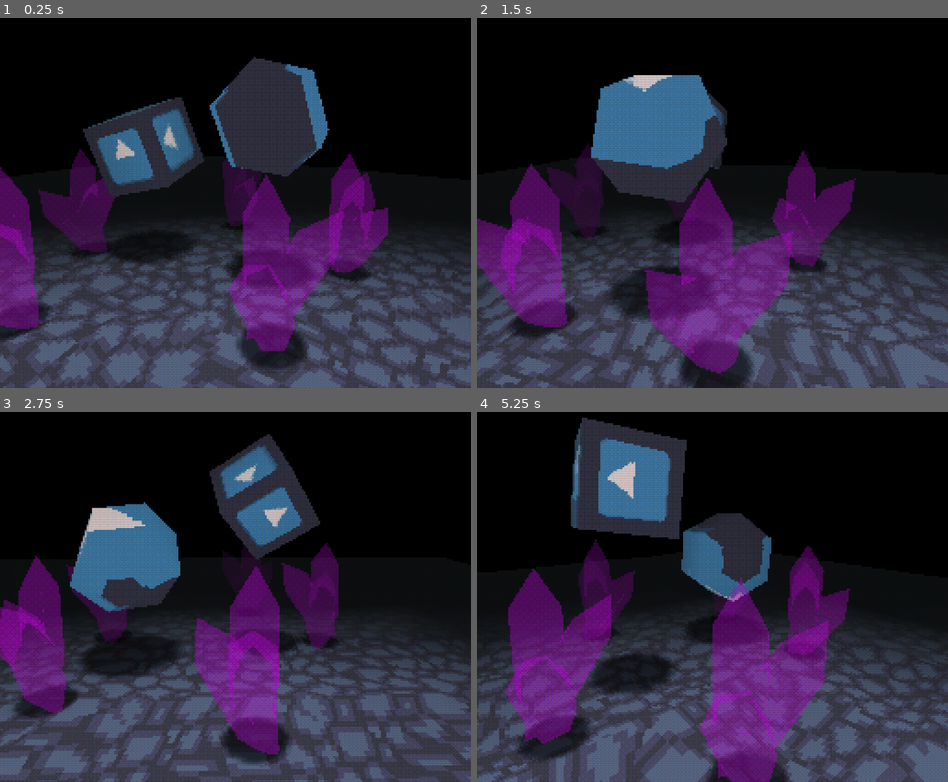
Above: before the commit, frames 1-4 (two rows, left to right).
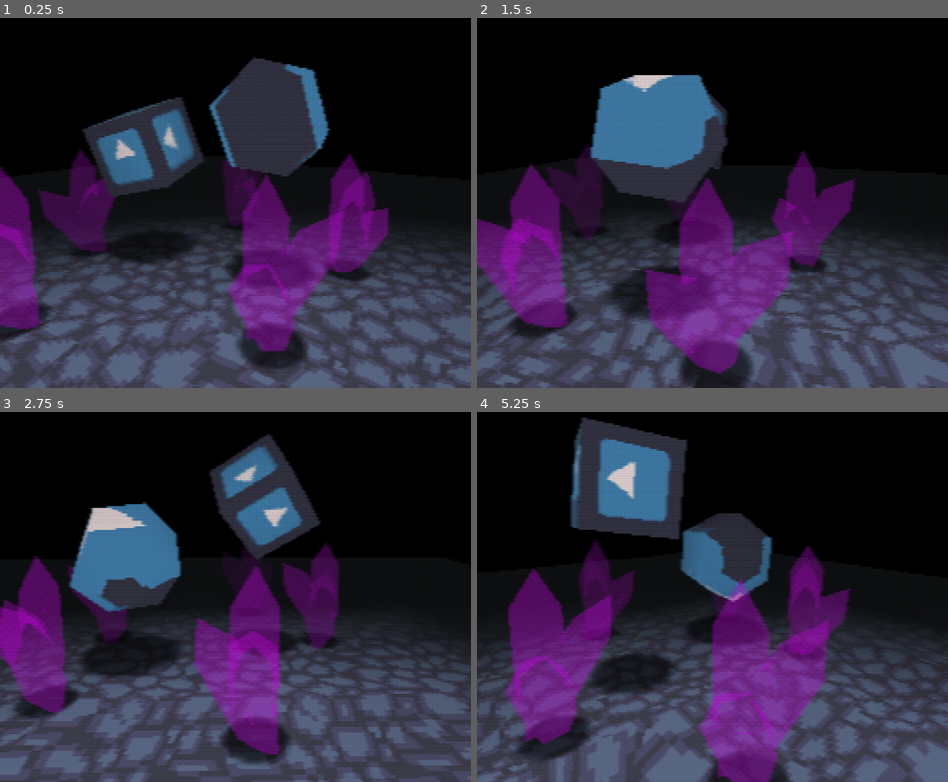
Above: after the commit, the same moments.

Repository: MenacingMecha/godot-psx-style-demo
Game: Godot game, scene res://post_process_viewport.tscn
The game is run twice, just before and just after one commit, with the same random seed, the same clock (stepped at 60 frames per second) and the same inputs. The engine's default icon, where the game draws it, is replaced by a stand-in: a white triangle on a blue panel in a dark square.
Inputs:
- Up to frame 1 (0.25 s): no input
- Up to frame 2 (1.5 s): no input
- Up to frame 3 (2.75 s): no input
- Up to frame 4 (5.25 s): no input

The runs differ from the first frame. In frame 1, 0.7% of the frame differs, in the area x 0-96%, y 10-99%; in frame 2, 0.5%; in frame 3, 0.7%; in frame 4, 0.8%, in the area x 3-100%, y 1-100%.

Commit message:
Added gaussian blur pass to lcd_post_process.shader

Diff:
--- a/post_process_viewport.tscn
+++ b/post_process_viewport.tscn
@@ -5,8 +5,11 @@
 
 [sub_resource type="ShaderMaterial" id=1]
 shader = ExtResource( 1 )
-shader_param/opacity = 0.25
+shader_param/enabled = true
+shader_param/opacity = 0.2
 shader_param/scanline_gap = 5
+shader_param/blur_scale = Vector2( 0.15, 0 )
+shader_param/blur_samples = 20.0
 
 [node name="ViewportContainer" type="ViewportContainer"]
 material = SubResource( 1 )
--- a/shaders/lcd_post_process.shader
+++ b/shaders/lcd_post_process.shader
@@ -1,7 +1,10 @@
 shader_type canvas_item;
 
+uniform bool enabled = true;
 uniform float opacity = 0.5;
 uniform int scanline_gap = 5;
+uniform vec2 blur_scale = vec2(0.1, 0.0);
+uniform float blur_samples = 50.0;
 
 // http://theorangeduck.com/page/avoiding-shader-conditionals
 float when_eq(int x, int y)
@@ -27,9 +30,46 @@
     return lcdColor;
 }
 
+// const float blur_samples = 71.0;
+// const float blur_samples = 50.0;
+const float PI2 = 6.283185307179586476925286766559;
+
+float gaussian(float x)
+{
+	float x_squared = x*x;
+	float width = 1.0 / sqrt(PI2 * blur_samples);
+
+	return width * exp((x_squared / (2.0 * blur_samples)) * -1.0);
+}
+
 void fragment()
 {
-    int pos_x = int(mod(FRAGCOORD.x, 3.0));
-    int pos_y = int(mod(FRAGCOORD.y, float(scanline_gap)));
-    COLOR = texture(TEXTURE,UV) * mix(vec4(1), lcdColor(pos_x, pos_y), opacity);
+    vec4 tex = texture(TEXTURE,UV);
+    if (enabled)
+    {
+        // TODO: move calculating the blur to a seperate method
+        // TODO: try a second vertical pass
+        vec2 scale = TEXTURE_PIXEL_SIZE * blur_scale;
+
+        float weight = 0.0;
+        float total_weight = 0.0;
+        vec4 color = vec4(0.0);
+
+        for(int i=-int(blur_samples)/2; i < int(blur_samples)/2; ++i) {
+            weight = gaussian(float(i));
+            color += texture(TEXTURE, UV + scale * vec2(float(i))) * weight;
+            total_weight += weight;
+        }
+
+        vec4 blur = color / total_weight;
+
+        int pos_x = int(mod(FRAGCOORD.x, 3.0));
+        int pos_y = int(mod(FRAGCOORD.y, float(scanline_gap)));
+        vec4 lcd = blur * mix(vec4(1), lcdColor(pos_x, pos_y), opacity);
+        COLOR = lcd;
+    }
+    else
+    {
+        COLOR = tex;
+    }
 }
